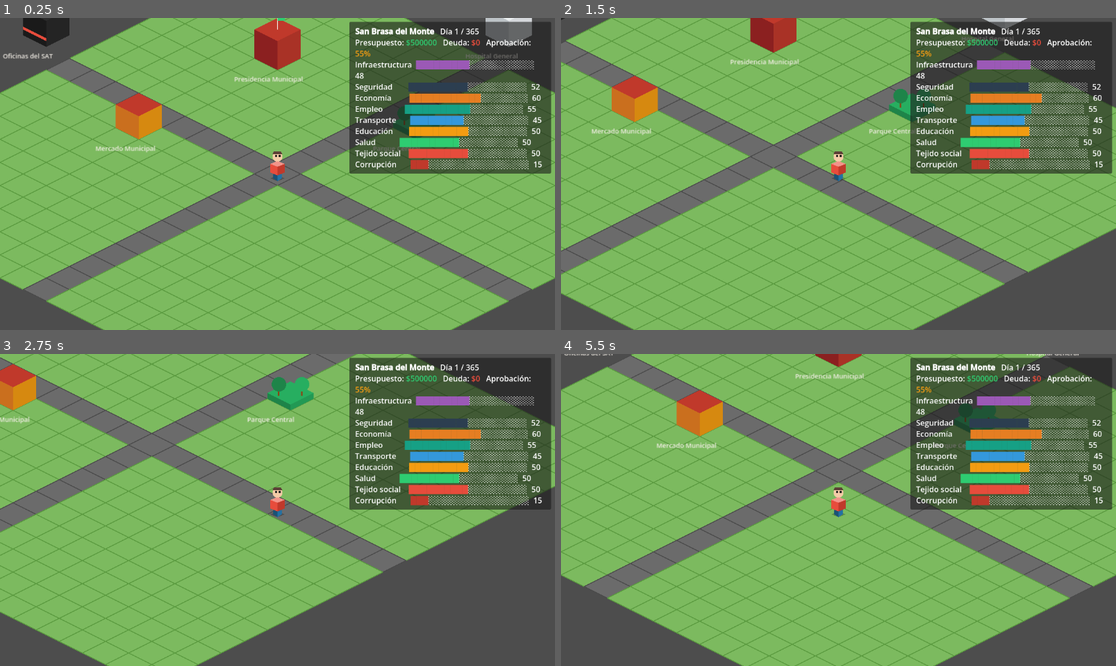
Above: before the commit, frames 1-4 (two rows, left to right).
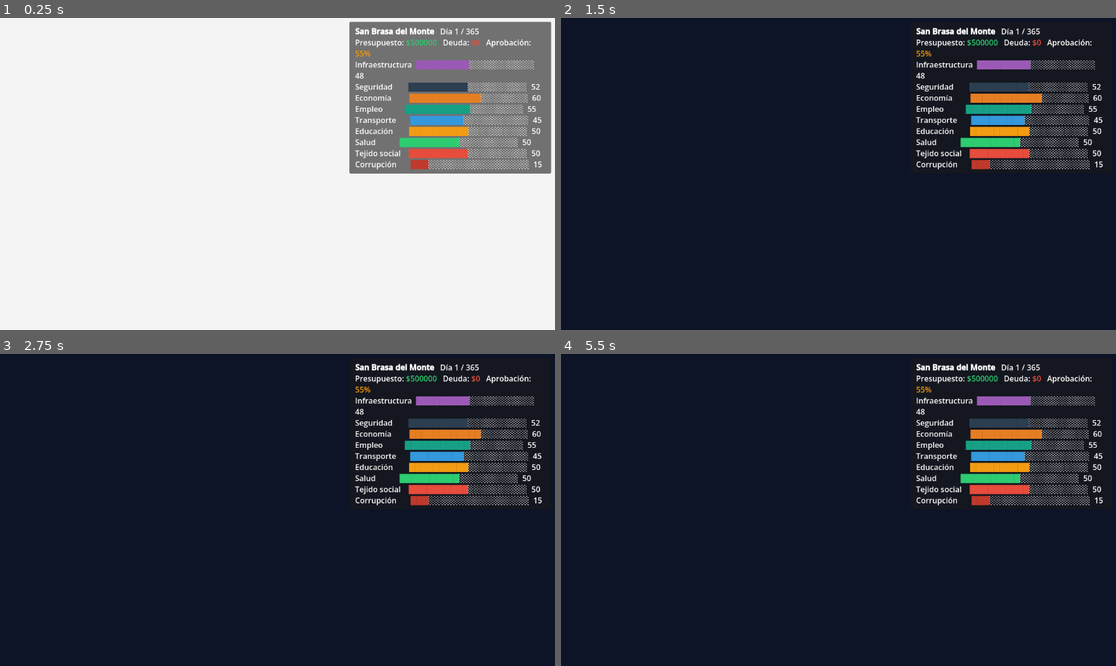
Above: after the commit, the same moments.

Repository: Edmex22/JUEGO-DEL-bajiO
Game: Godot game, scene res://main.tscn
Same seed, same stepped clock (60 frames per second), same inputs: the game is played once before the commit and once after it. The engine's default icon, where the game draws it, is replaced by a stand-in: a white triangle on a blue panel in a dark square.
Inputs (mouse positions are in pixels of both pictures, inside the frame that each line leads up to):
- Up to frame 1 (0.25 s): no input
- Up to frame 2 (1.5 s): tap Enter at 0.5 s; move the mouse to (960, 158) at 0.52 s; hold D (move_right) 0.53-1.28 s; tap E (interact) at 0.6, 1.35 s; move the mouse to (727, 189) at 1.27 s; hold S (move_down) from 1.28 s (still down)
- Up to frame 3 (2.75 s): move the mouse to (333, 441) at 2.02 s; release S (move_down) at 2.03 s; hold D (move_right) from 2.03 s (still down); tap E (interact) at 2.1 s
- Up to frame 4 (5.5 s): move the mouse to (810, 572) at 2.77 s; release D (move_right) at 2.78 s; hold W (move_up) 2.78-3.53 s; tap E (interact) every 0.75 s from 2.85 to 5.1 s; move the mouse to (1005, 556) at 3.52 s; hold A (move_left) 3.53-5.03 s; move the mouse to (672, 463) at 4.27 s; move the mouse to (866, 510) at 5.02 s; hold S (move_down) from 5.03 s (still down)

The runs differ from the first frame. In frame 1, 96% of the frame differs, in the area x 0-100%, y 0-100%; in frame 2, 96%; in frame 3, 96%; in frame 4, 96%.

Commit message:
feat: ciclo día/noche con shader - tono amanecer/día/atardecer/noche según dia_actual

Diff:
--- a/main.tscn
+++ b/main.tscn
@@ -9,6 +9,7 @@
 [ext_resource type="Script" path="res://scripts/main.gd" id="7_main"]
 [ext_resource type="Script" path="res://scripts/mapa.gd" id="8_mapa"]
 [ext_resource type="Script" path="res://scripts/player_sprite.gd" id="9_psprite"]
+[ext_resource type="Script" path="res://scripts/ciclo_dia_noche.gd" id="10_ciclo"]
 
 [sub_resource type="RectangleShape2D" id="Shape_player"]
 size = Vector2(16, 16)
@@ -293,6 +294,19 @@
 layout_mode = 2
 theme_override_constants/separation = 8
 
+[node name="CicloDiaNoche" type="CanvasLayer" parent="."]
+layer = 9
+script = ExtResource("10_ciclo")
+
+[node name="Overlay" type="ColorRect" parent="CicloDiaNoche"]
+anchors_preset = 15
+anchor_right = 1.0
+anchor_bottom = 1.0
+grow_horizontal = 2
+grow_vertical = 2
+color = Color(1, 1, 1, 1)
+mouse_filter = 2
+
 [node name="HUD" type="CanvasLayer" parent="."]
 layer = 10
 script = ExtResource("4_hud")
--- /dev/null
+++ b/scripts/ciclo_dia_noche.gd
@@ -0,0 +1,39 @@
+extends CanvasLayer
+
+# Cubre toda la pantalla con un ColorRect que aplica el shader día/noche
+# El ciclo completo es de 365 días de juego = 1 año
+
+const DIAS_POR_CICLO := 365.0
+const DURACION_TRANSICION := 2.0  # segundos de transición suave
+
+var _hora_actual: float = 0.5  # 0=medianoche 0.5=mediodía 1=medianoche
+var _hora_objetivo: float = 0.5
+var _material: ShaderMaterial
+
+@onready var overlay: ColorRect = $Overlay
+
+
+func _ready() -> void:
+	_material = ShaderMaterial.new()
+	_material.shader = load("res://shaders/dia_noche.gdshader")
+	overlay.material = _material
+	_actualizar_hora_desde_dia()
+	GameState.dia_avanzado.connect(_on_dia_avanzado)
+
+
+func _process(delta: float) -> void:
+	# Interpolar suavemente hacia la hora objetivo
+	_hora_actual = move_toward(_hora_actual, _hora_objetivo, delta / DURACION_TRANSICION)
+	_material.set_shader_parameter("hora_dia", _hora_actual)
+
+
+func _on_dia_avanzado(_dia: int) -> void:
+	_actualizar_hora_desde_dia()
+
+
+func _actualizar_hora_desde_dia() -> void:
+	var dia := GameState.dia_actual
+	# Cada 7 días = un ciclo completo día/noche simplificado
+	# Días 1-3: día, días 4-5: tarde/noche, días 6-7: madrugada
+	var fase := fmod(float(dia - 1), 7.0) / 7.0
+	_hora_objetivo = fase
--- /dev/null
+++ b/shaders/dia_noche.gdshader
@@ -0,0 +1,41 @@
+shader_type canvas_item;
+
+uniform float hora_dia : hint_range(0.0, 1.0) = 0.5;
+
+void fragment() {
+	vec4 color = texture(TEXTURE, UV);
+
+	// Amanecer/anochecer: tono cálido naranja
+	vec3 amanecer = vec3(1.0, 0.6, 0.3);
+	// Día: sin tinte
+	vec3 dia = vec3(1.0, 1.0, 1.0);
+	// Noche: tono azul oscuro
+	vec3 noche = vec3(0.12, 0.18, 0.35);
+
+	vec3 tinte;
+	if (hora_dia < 0.25) {
+		// Noche → amanecer
+		tinte = mix(noche, amanecer, hora_dia / 0.25);
+	} else if (hora_dia < 0.35) {
+		// Amanecer → día
+		tinte = mix(amanecer, dia, (hora_dia - 0.25) / 0.1);
+	} else if (hora_dia < 0.75) {
+		// Día pleno
+		tinte = dia;
+	} else if (hora_dia < 0.85) {
+		// Día → atardecer
+		tinte = mix(dia, amanecer, (hora_dia - 0.75) / 0.1);
+	} else {
+		// Atardecer → noche
+		tinte = mix(amanecer, noche, (hora_dia - 0.85) / 0.15);
+	}
+
+	float brillo = mix(0.25, 1.0, smoothstep(0.2, 0.4, hora_dia) - smoothstep(0.7, 0.9, hora_dia) + smoothstep(0.7, 0.9, hora_dia) * 0.0);
+	brillo = clamp(
+		mix(0.25, 1.0,
+			clamp(sin(hora_dia * 3.14159), 0.0, 1.0) * 0.75 + 0.25
+		), 0.25, 1.0
+	);
+
+	COLOR = vec4(color.rgb * tinte * brillo, color.a);
+}
